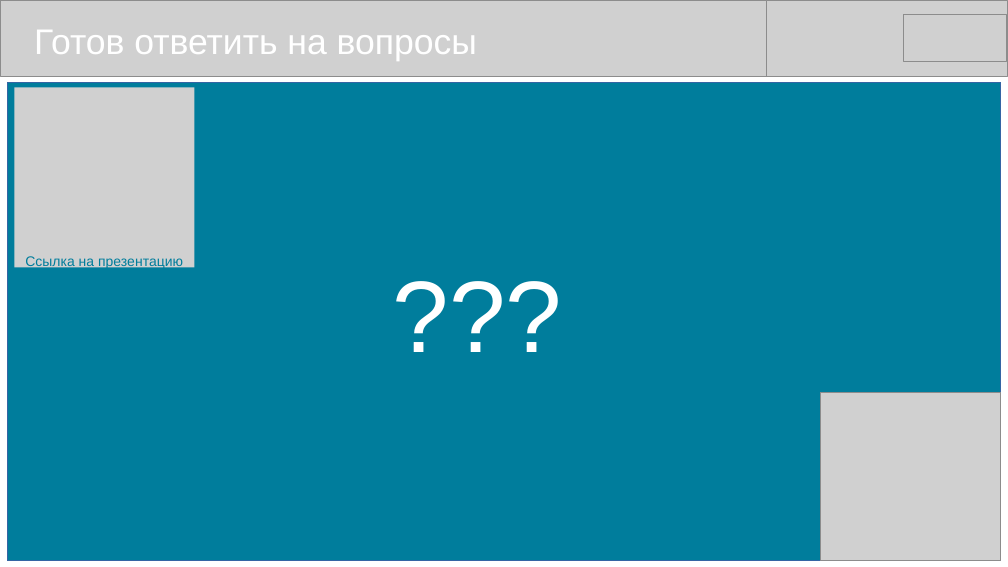
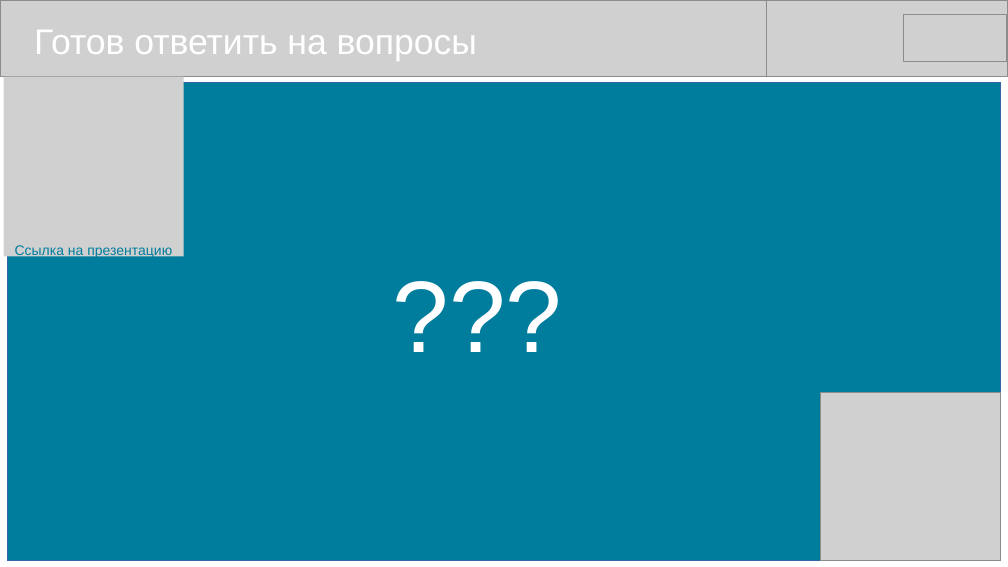
Before and after one commit to mike-shock/Go_language, a slide deck: slide 14 of Go_Intro.odp. Drawn at 1008x567 pixels with LibreOffice and Linux fonts; fonts in the diff are those of the drawing; grey boxes stand for pictures. Boxes give left, top, right and bottom in pixels: in the first picture for what was removed or moved away, otherwise in the second. Text is boxed around its words. In the diff, an @@ line names an element or a change of style, - is before the commit and + after.

```diff
--- a/Go_Intro.odp
+++ b/Go_Intro.odp
@@ picture "Ссылка на презентацию": place and size @@
-picture "Ссылка на презентацию" at (15,88,195,268)
+picture "Ссылка на презентацию" at (4,77,184,257)
```
Also in this commit, not shown: 3 other slides changed, 1 slide added, 1 slide removed.
